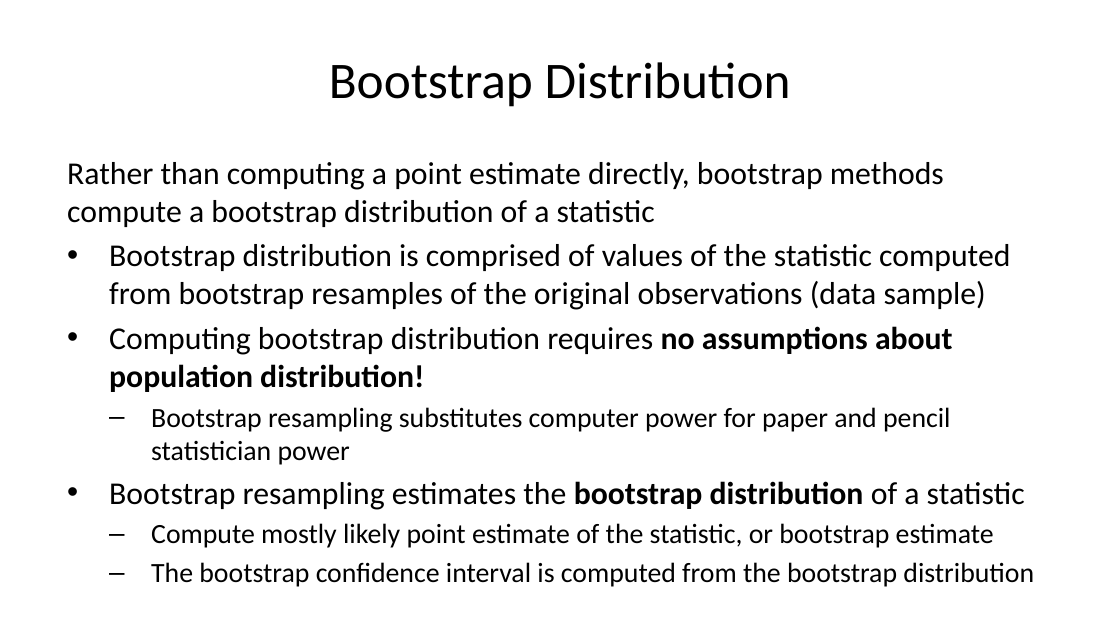
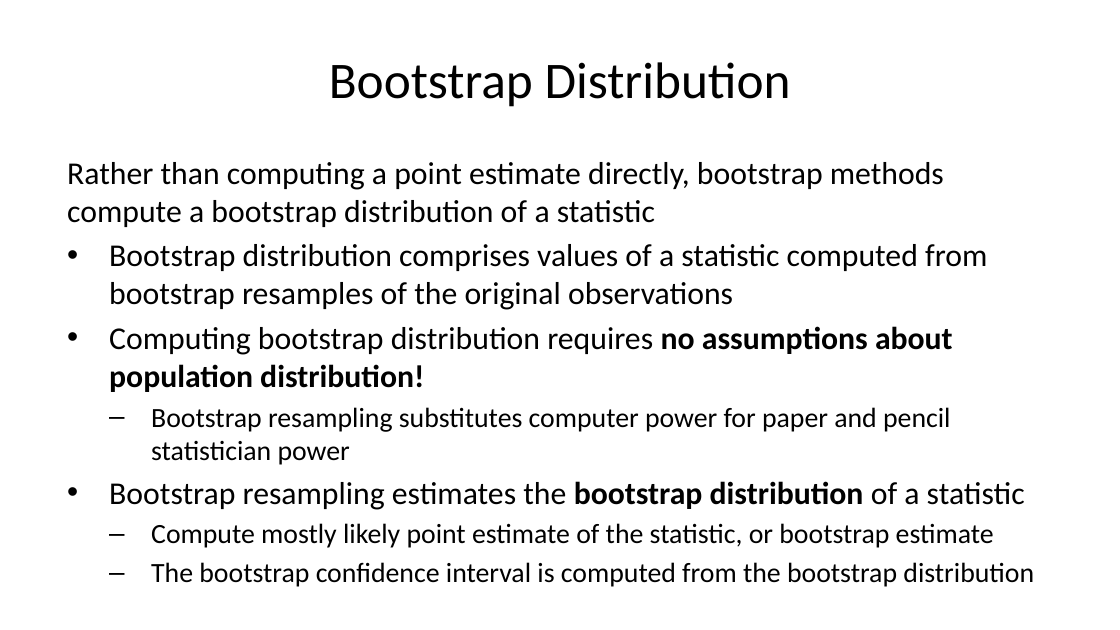
Before and after one commit to StephenElston/CSCI-E-83, a slide deck: slide 9 of LectureSlides/06b_IntroductionToBootstrap.pptx. Drawn at 1120x630 pixels with LibreOffice and Linux fonts; fonts in the diff are those of the drawing. Boxes give left, top, right and bottom in pixels: in the first picture for what was removed or moved away, otherwise in the second. Text is boxed around its words. In the diff, an @@ line names an element or a change of style, - is before the commit and + after.

```diff
--- a/LectureSlides/06b_IntroductionToBootstrap.pptx
+++ b/LectureSlides/06b_IntroductionToBootstrap.pptx
@@ text at <box>109,244,987,310</box>: text changed @@
-• Bootstrap distribution is comprised of values of the statistic computed from bootstrap resamples of the original observations (data sample)
+• Bootstrap distribution comprises values of a statistic computed from bootstrap resamples of the original observations
```
Also in this commit, not shown: 13 other slides changed, 1 slide added, 1 slide removed, 1 other file.
